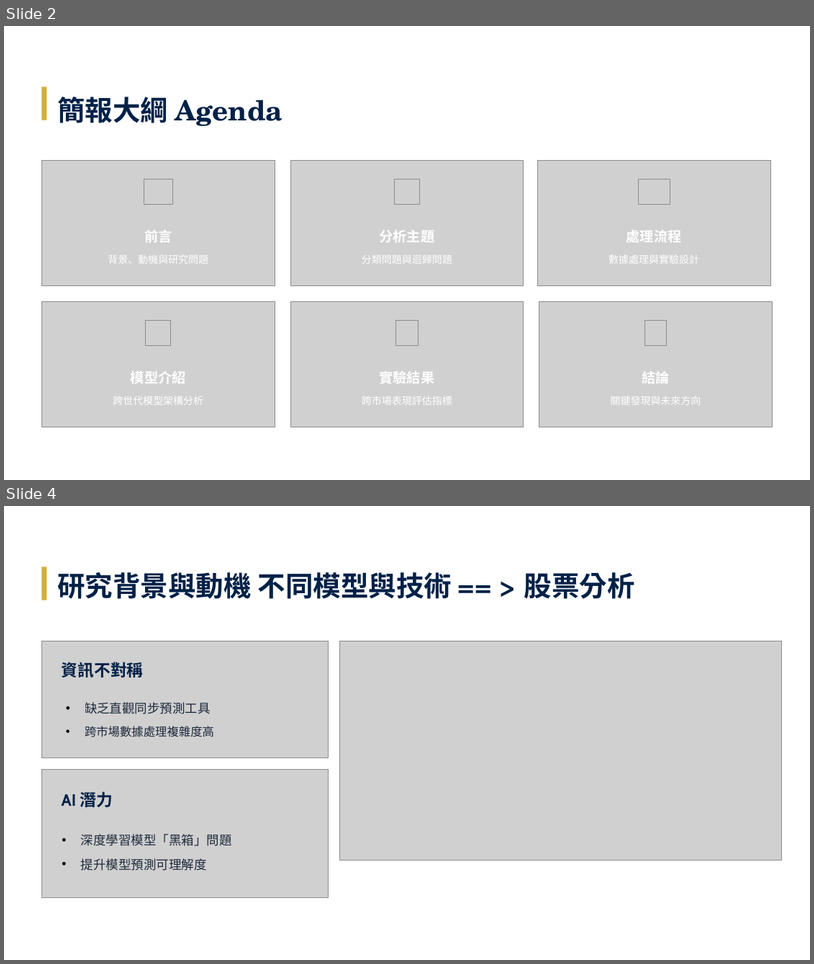
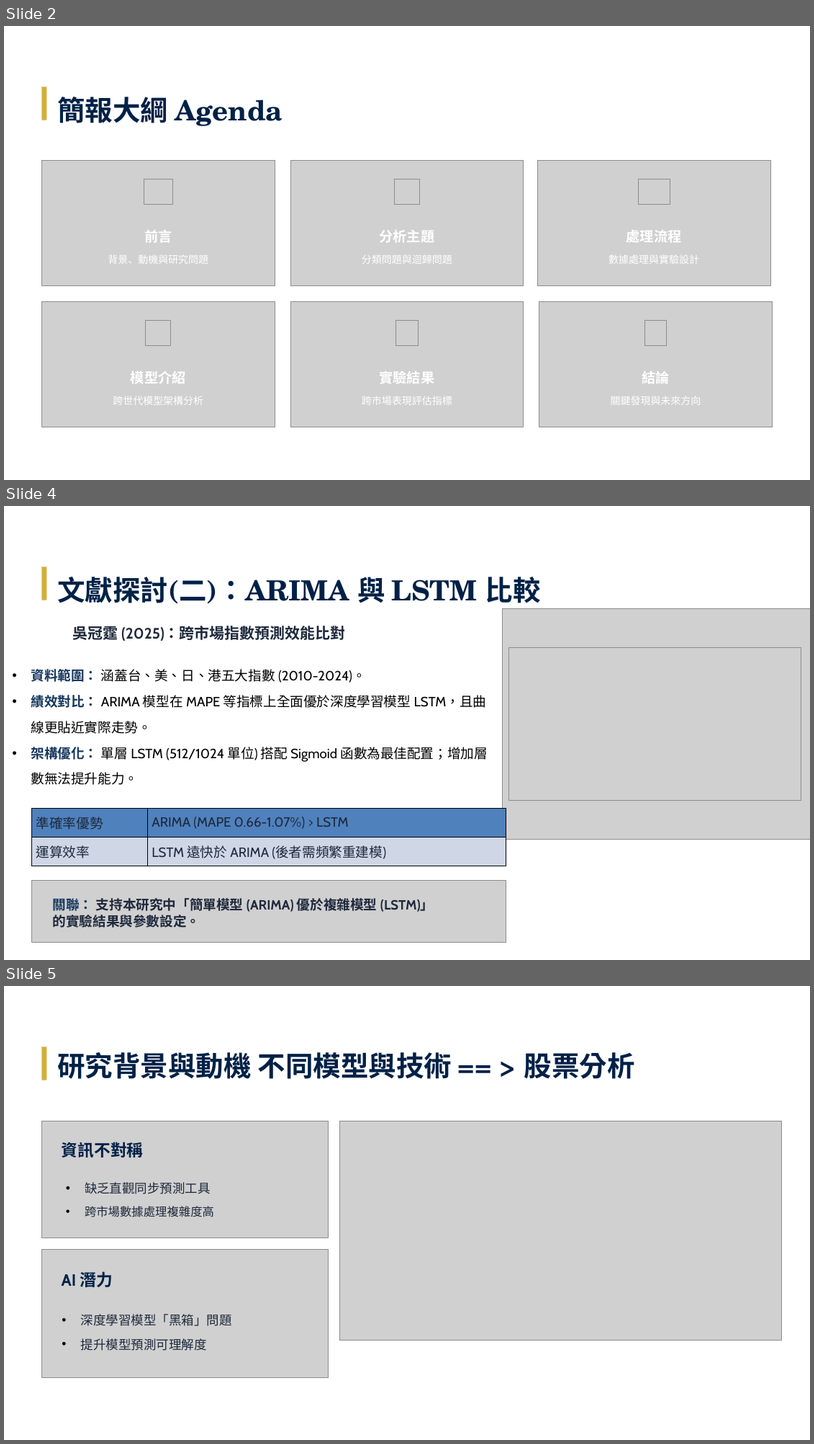
Before and after one commit to Tzu-Lin/ETF-AI-Project, a slide deck: 林子瑜-LLM_ETF_修訂七版_v20260611.pptx. Shown one above the other, each under a label of ours: slides 2 and 4 before the commit, slides 2, 4 and 5 after it; the slides between them are not shown. The pictures are 814x964 and 814x1444 pixels, drawn with LibreOffice and Linux fonts; fonts in the diff are those of the drawing; grey boxes stand for pictures. Boxes give left, top, right and bottom in pixels: in the first picture for what was removed or moved away, otherwise in the second. Text is boxed around its words. In the diff, an @@ line names an element or a change of style, - is before the commit and + after.

Commit message:
0615

```diff
--- a/林子瑜-LLM_ETF_修訂七版_v20260611.pptx
+++ b/林子瑜-LLM_ETF_修訂七版_v20260611.pptx
@@ slide 4 added at (4, 506, 810, 960), background #FFFFFF @@
@@ rectangle added at (41, 567, 46, 600), fill #D4AF37 @@
@@ text added at (57, 577, 541, 604), 33 pt, text #002147, bold @@
+文獻探討(二)：ARIMA 與 LSTM 比較
@@ picture added at (502, 608, 810, 839) @@
@@ text added at (31, 623, 488, 785), 16 pt, text #000000 @@
+吳冠霆 (2025)：跨市場指數預測效能比對
+• 資料範圍： 涵蓋台、美、日、港五大指數 (2010-2024)。
+• 績效對比： ARIMA 模型在 MAPE 等指標上全面優於深度學習模型 LSTM，且曲線更貼近實際走勢。
+• 架構優化： 單層 LSTM (512/1024 單位) 搭配 Sigmoid 函數為最佳配置；增加層數無法提升能力。
@@ picture added at (509, 648, 801, 800) @@
@@ table added at (32, 808, 506, 866), 2 rows, 2 columns @@
+準確率優勢 | ARIMA (MAPE 0.66-1.07%) > LSTM
+運算效率 | LSTM 遠快於 ARIMA (後者需頻繁重建模)
@@ picture added at (32, 880, 506, 943) @@
@@ text added at (53, 898, 434, 927), 16 pt, text #1E293B, bold @@
+關聯： 支持本研究中「簡單模型 (ARIMA) 優於複雜模型 (LSTM)」的實驗結果與參數設定。
@@ what was slide 4 is now slide 5 @@
```
Also in this commit, not shown: 2 slides changed.
